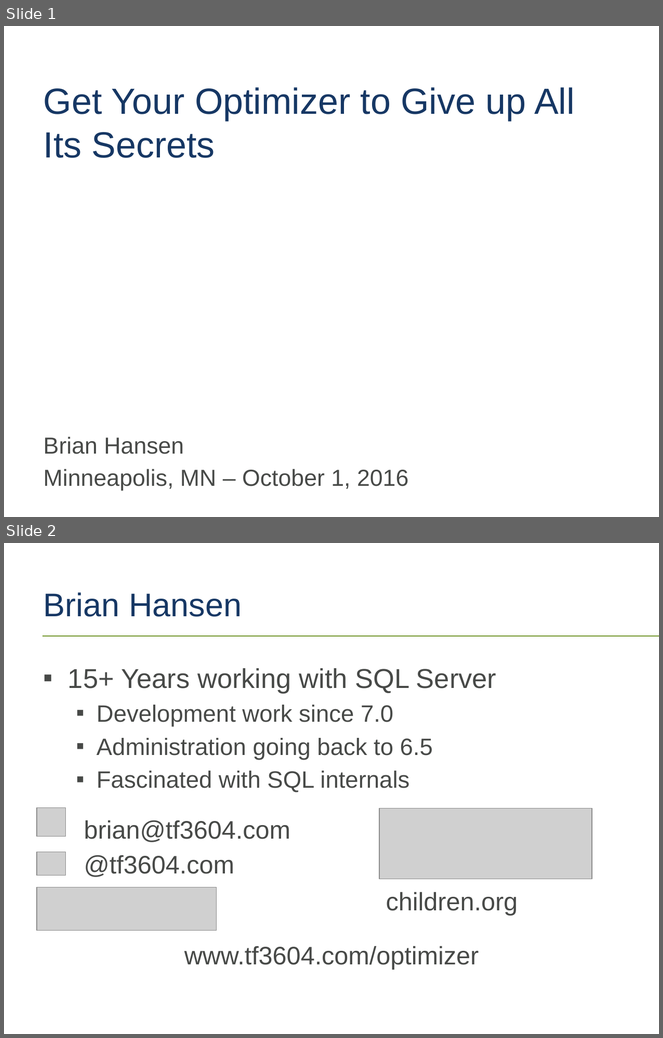
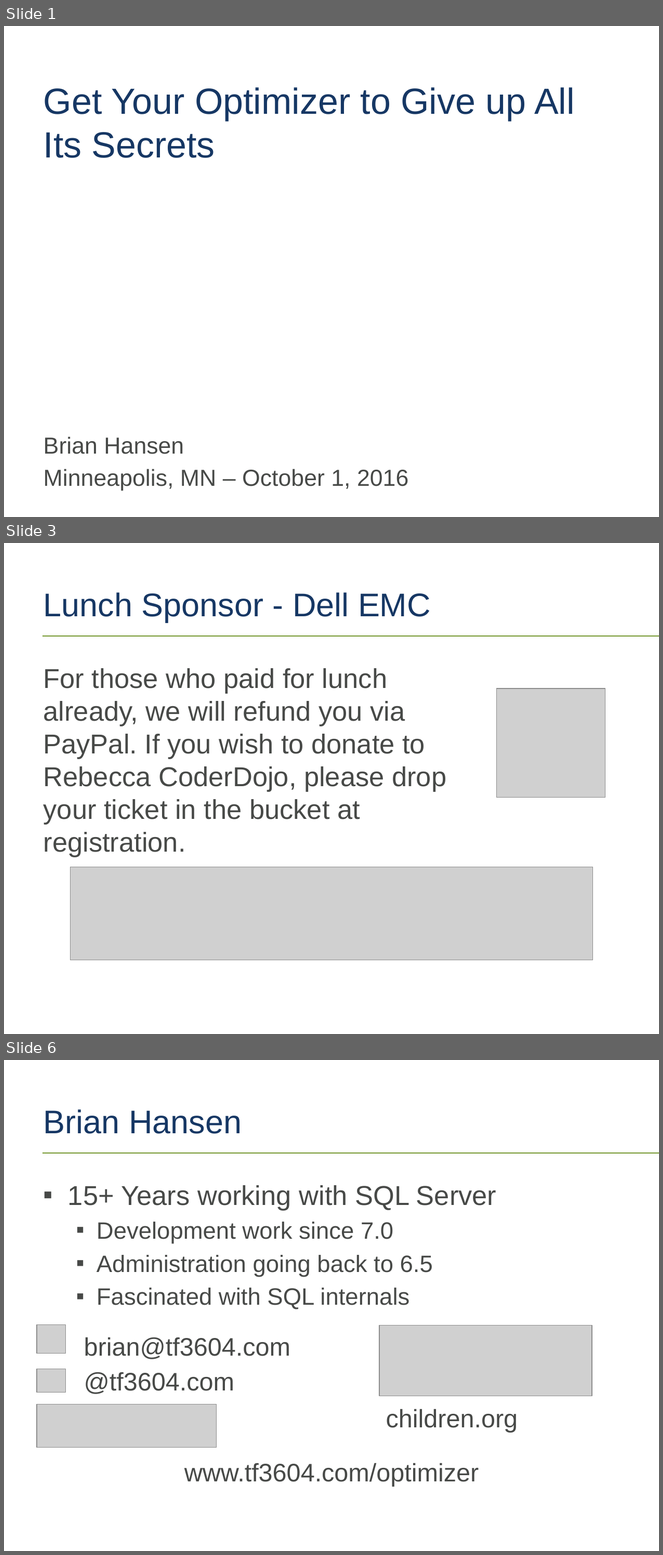
Before and after one commit to tf3604/OptimizerPresentation, a slide deck: Optimizer.pptx. Shown one above the other, each under a label of ours: slides 1 and 2 before the commit, slides 1, 3 and 6 after it; the slides between them are not shown. The pictures are 663x1038 and 663x1555 pixels, drawn with LibreOffice and Linux fonts; fonts in the diff are those of the drawing; grey boxes stand for pictures; background and template pictures are left out. Boxes give left, top, right and bottom in pixels: in the first picture for what was removed or moved away, otherwise in the second. Text is boxed around its words. In the diff, an @@ line names an element or a change of style, - is before the commit and + after.

Commit message:
Add event-specific sponsor slides.

```diff
--- a/Optimizer.pptx
+++ b/Optimizer.pptx
@@ slide 3 added at (x1=4, y1=543, x2=659, y2=1034), background #FFFFFF; not listed: 1 template element that a slide beside it also shows @@
@@ title added at (x1=44, y1=592, x2=431, y2=623), 36 pt, text #163764 @@
+Lunch Sponsor - Dell EMC
@@ text added at (x1=44, y1=668, x2=447, y2=858), 30 pt, text #474947 @@
+For those who paid for lunch already, we will refund you via PayPal. If you wish to donate to Rebecca CoderDojo, please drop your ticket in the bucket at registration.
@@ picture added at (x1=497, y1=689, x2=606, y2=797) @@
@@ picture added at (x1=70, y1=867, x2=592, y2=961) @@
@@ page number added at (x1=22, y1=1006, x2=37, y2=1027), 11 pt, text #FFFFFF @@
+3
@@ what was slide 2 is now slide 6 @@
```
Also in this commit, not shown: 3 other slides added.
